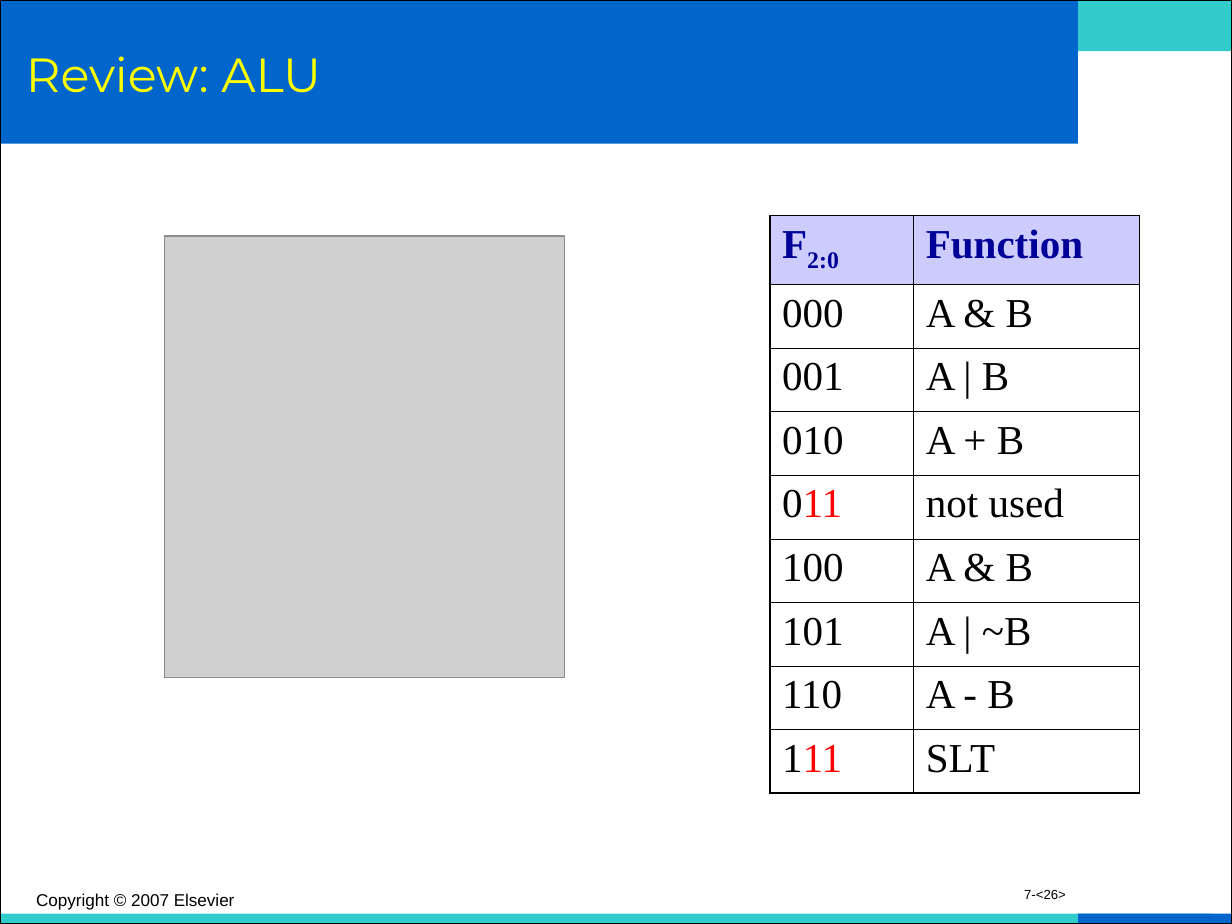
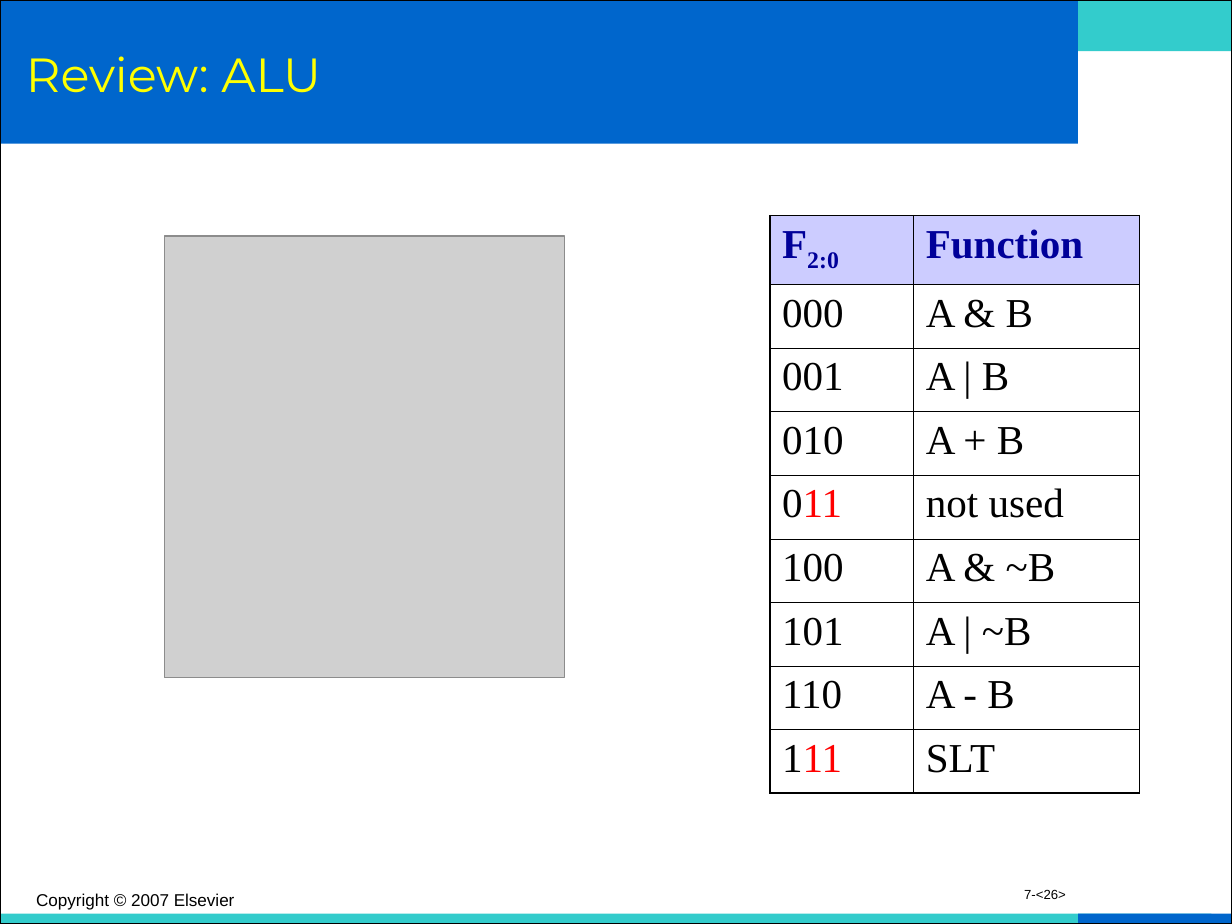
Before and after one commit to jeonggunlee/Computer_Arch_2018_Fall, a slide deck: slide 26 of NEWPPT/DDCA_Ch7_1_Single_Cycle.ppt. Drawn at 1232x924 pixels with LibreOffice and Linux fonts; fonts in the diff are those of the drawing; grey boxes stand for pictures; background and template pictures are left out. Boxes give left, top, right and bottom in pixels: in the first picture for what was removed or moved away, otherwise in the second. Text is boxed around its words. In the diff, an @@ line names an element or a change of style, - is before the commit and + after.

```diff
--- a/NEWPPT/DDCA_Ch7_1_Single_Cycle.ppt
+++ b/NEWPPT/DDCA_Ch7_1_Single_Cycle.ppt
@@ table at [770, 216, 1140, 793] @@
-row 6, column 2: A & B
+row 6, column 2: A & ~B
```
Also in this commit, not shown: 6 other slides changed, 1 slide added.
